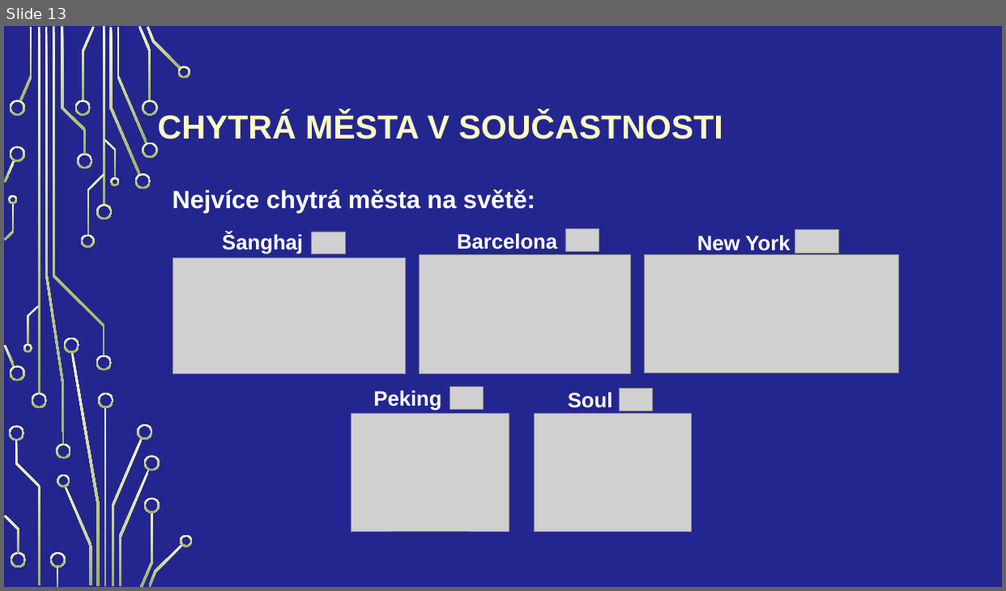
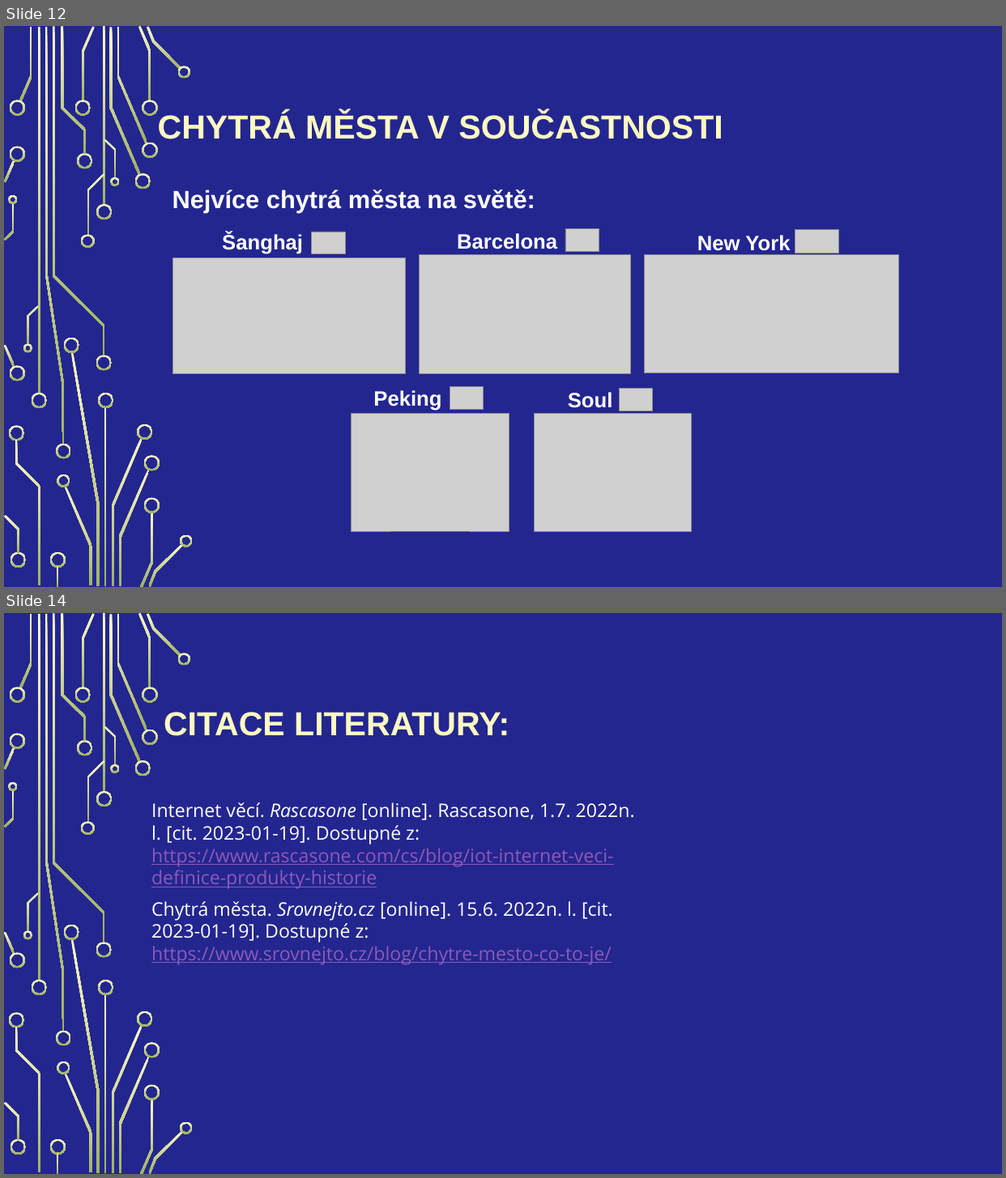
Before and after one commit to Vojta2809/Internet-v-c-a-chytr-m-sta, a slide deck: langsadl.pptx. Shown one above the other, each under a label of ours: slide 13 before the commit, slides 12 and 14 after it; the slides between them are not shown. The pictures are 1006x591 and 1006x1178 pixels, drawn with LibreOffice and Linux fonts; fonts in the diff are those of the drawing; grey boxes stand for pictures; background and template pictures are left out. Boxes give left, top, right and bottom in pixels: in the first picture for what was removed or moved away, otherwise in the second. Text is boxed around its words. In the diff, an @@ line names an element or a change of style, - is before the commit and + after.

```diff
--- a/langsadl.pptx
+++ b/langsadl.pptx
@@ slide 14 added at (x1=4, y1=613, x2=1002, y2=1174), background picture (left out); not listed: 54 template elements that a slide beside it also shows @@
@@ title added at (x1=164, y1=712, x2=509, y2=736), 32 pt, text #FEFAC2, bold @@
+CITACE LITERATURY:
@@ text added at (x1=151, y1=803, x2=635, y2=889), 18 pt, text #FFFFFF @@
+Internet věcí. Rascasone [online]. Rascasone, 1.7. 2022n. l. [cit. 2023-01-19]. Dostupné z: https://www.rascasone.com/cs/blog/iot-internet-veci-definice-produkty-historie
@@ text added at (x1=151, y1=901, x2=613, y2=965), 18 pt, text #FFFFFF @@
+Chytrá města. Srovnejto.cz [online]. 15.6. 2022n. l. [cit. 2023-01-19]. Dostupné z: https://www.srovnejto.cz/blog/chytre-mesto-co-to-je/
@@ what was slide 13 is now slide 12 @@
```
Also in this commit, not shown: 2 slides changed, 1 other slide added, 3 slides removed, 1 other file.
